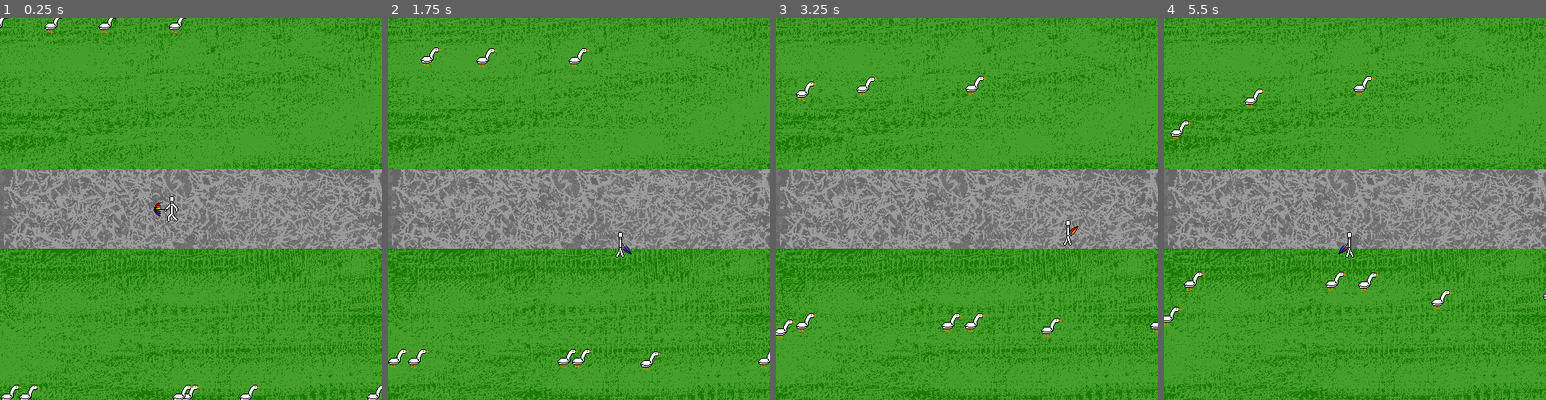
Above: before the commit, frames 1-4 (left to right).
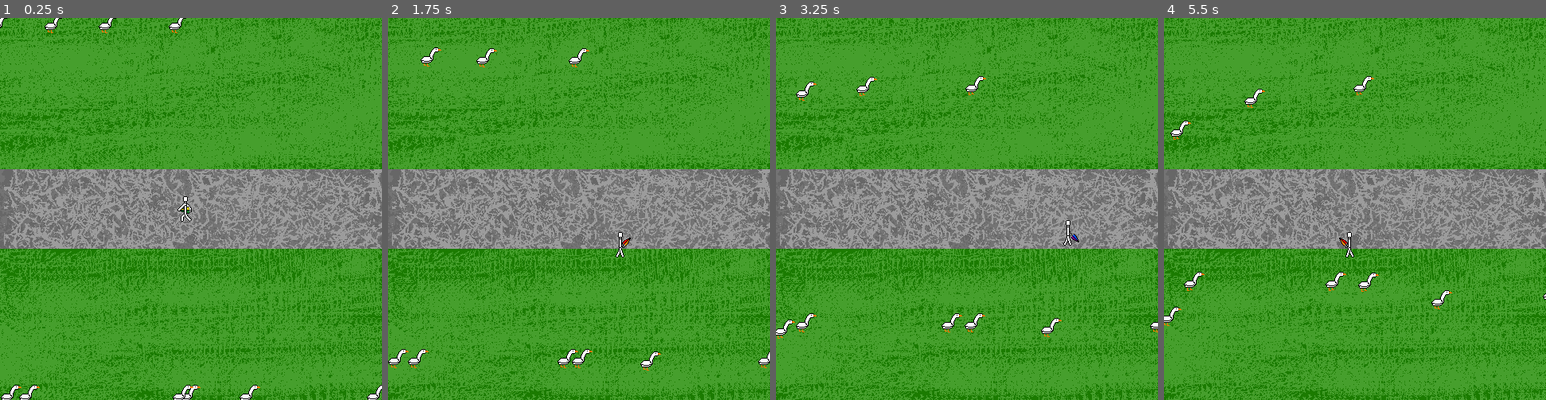
Above: after the commit, the same moments.

Repository: Qmtfive/GooseGame
Game: Godot game, scene res://Level.tscn
Same seed, same stepped clock (60 frames per second), same inputs: the game is played once before the commit and once after it.
Inputs:
- Up to frame 1 (0.25 s): no input
- Up to frame 2 (1.75 s): hold Right (ui_right) 0.53-1.28 s; hold Down (ui_down) from 1.28 s (still down)
- Up to frame 3 (3.25 s): release Down (ui_down) at 2.03 s; hold Right (ui_right) 2.03-2.78 s; hold Up (ui_up) from 2.78 s (still down)
- Up to frame 4 (5.5 s): release Up (ui_up) at 3.53 s; hold Left (ui_left) 3.53-5.03 s; hold Down (ui_down) from 5.03 s (still down)

The runs differ from the first frame. In frame 1, 0.3% of the frame differs, in the area x 40-51%, y 46-54%; in frame 2, less than 0.1%; in frame 3, less than 0.1%; in frame 4, less than 0.1%.

Commit message:
they no longer slidin' but they do be moonwalkin'

Diff:
--- a/Player.gd
+++ b/Player.gd
@@ -5,29 +5,31 @@
 onready var anims = $PlayerAnims
 
 func _ready():
+	anims.play("WalkSide")
+	anims.stop()
 	screen_size = get_viewport_rect().size
 
 func _process(delta):
 	var velocity = Vector2()  # The player's movement vector.
 	if Input.is_action_pressed("ui_right"):
 		velocity.x += 1
-		anims.play("WalkSide")
 	if Input.is_action_pressed("ui_left"):
 		velocity.x -= 1
-		anims.play("WalkSide")
 	if Input.is_action_pressed("ui_down"):
 		velocity.y += 1
-		anims.play("WalkDown")
 	if Input.is_action_pressed("ui_up"):
 		velocity.y -= 1
-		anims.play("WalkUp")
 	if velocity.length() > 0:
 		velocity = velocity.normalized() * speed
-		anims.play()
+	if velocity.y > 0:
+		anims.play("WalkUp")
+	elif velocity.y < 0:
+		anims.play("WalkDown")
+	elif velocity.x != 0:
+		anims.play("WalkSide")
+		anims.flip_h = velocity.x > 0
 	else:
 		anims.stop()
 	position += velocity * delta
 	position.x = clamp(position.x, 0, screen_size.x)
 	position.y = clamp(position.y, 0, screen_size.y)
-	if velocity.x != 0:
-		anims.flip_h = velocity.x > 0
